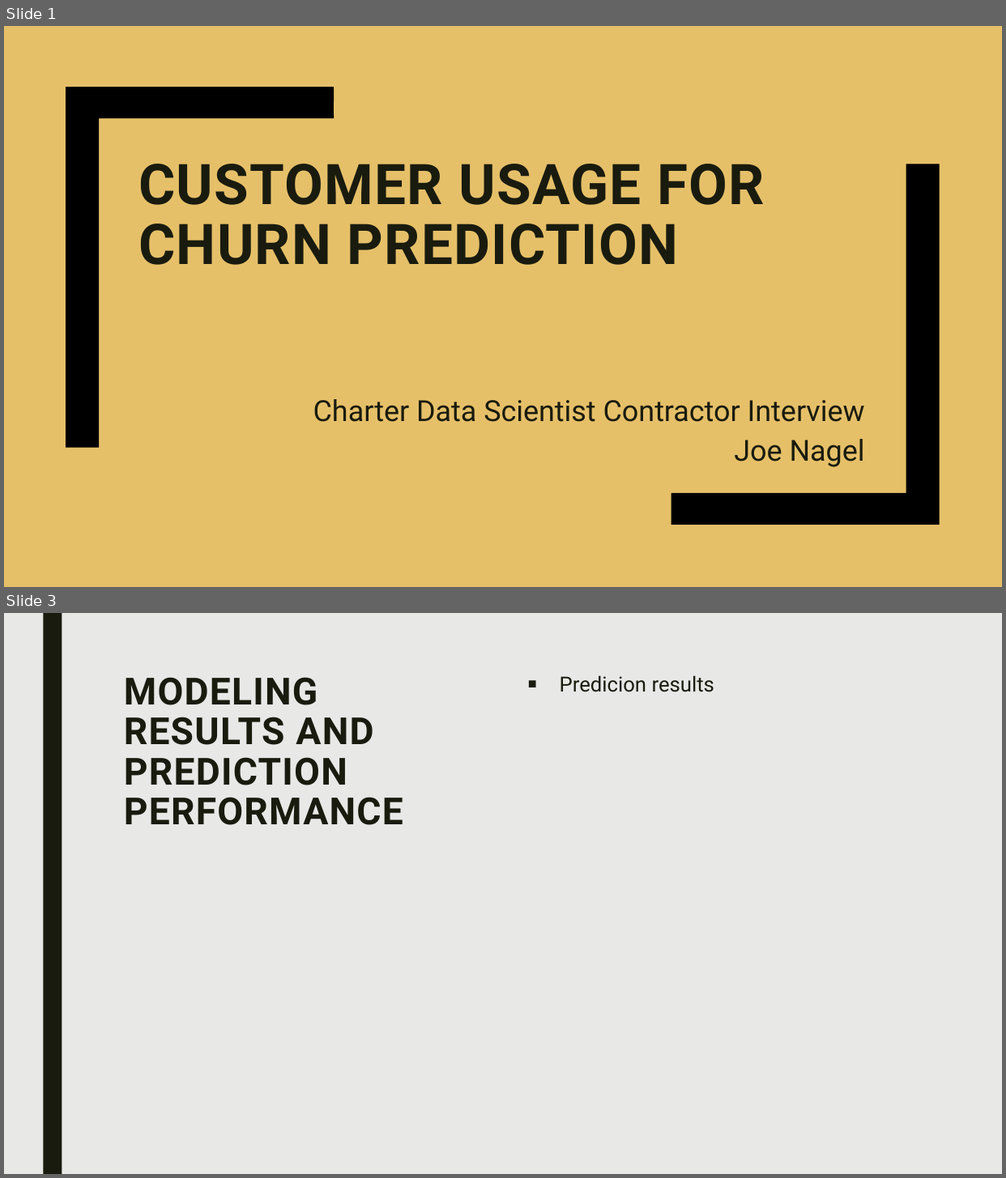
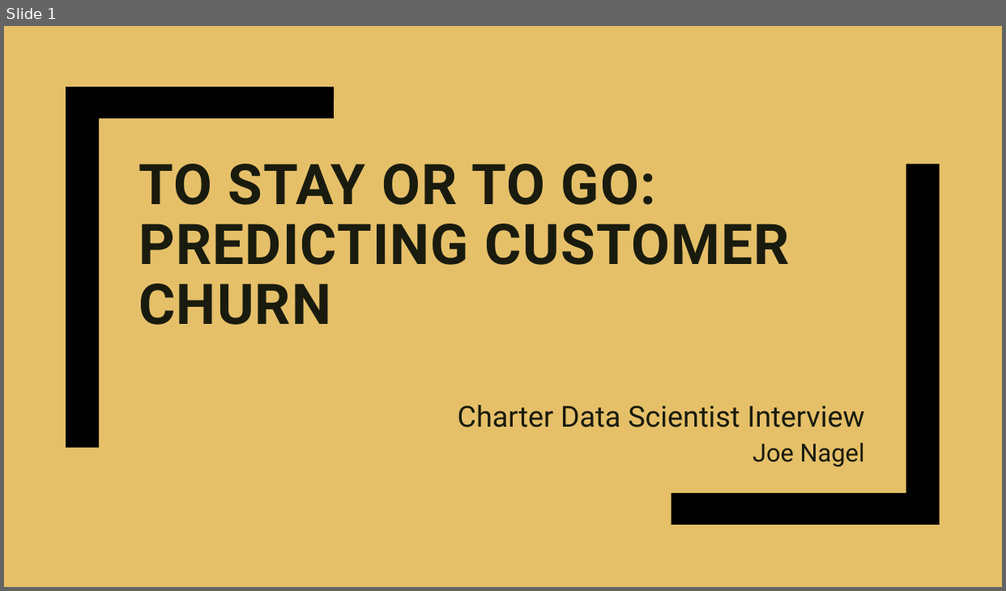
Before and after one commit to nageljo/CharterInterview, a slide deck: Presentation/presentation.pptx. Shown one above the other, each under a label of ours: slides 1 and 3 before the commit, slide 1 after it; the slides between them are not shown. The pictures are 1006x1178 and 1006x591 pixels, drawn with LibreOffice and Linux fonts; fonts in the diff are those of the drawing. Boxes give left, top, right and bottom in pixels: in the first picture for what was removed or moved away, otherwise in the second. Text is boxed around its words. In the diff, an @@ line names an element or a change of style, - is before the commit and + after.

```diff
--- a/Presentation/presentation.pptx
+++ b/Presentation/presentation.pptx
@@ slide 3 removed at <box>4,613,1002,1174</box>, background #E8E8E7 @@
@@ rectangle removed at <box>43,613,62,1174</box> @@
@@ title removed at <box>124,677,403,825</box> @@
-MODELING RESULTS AND PREDICTION PERFORMANCE
@@ text removed at <box>560,675,714,692</box> @@
-■ Predicion results
@@ slide 1 changed as well @@
@@ title at <box>138,164,790,325</box>: text changed @@
-CUSTOMER USAGE FOR CHURN PREDICTION
+TO STAY OR TO GO: PREDICTING CUSTOMER CHURN
@@ subtitle at <box>458,405,865,428</box>: text changed @@
-Charter Data Scientist Contractor Interview
+Charter Data Scientist Interview
@@ subtitle at <box>752,443,865,467</box>: size 28 to 24 pt in "Joe Nagel" @@
```
Also in this commit, not shown: 1 other slide changed, 2 slides added, 1 other slide removed, 1 other file.
